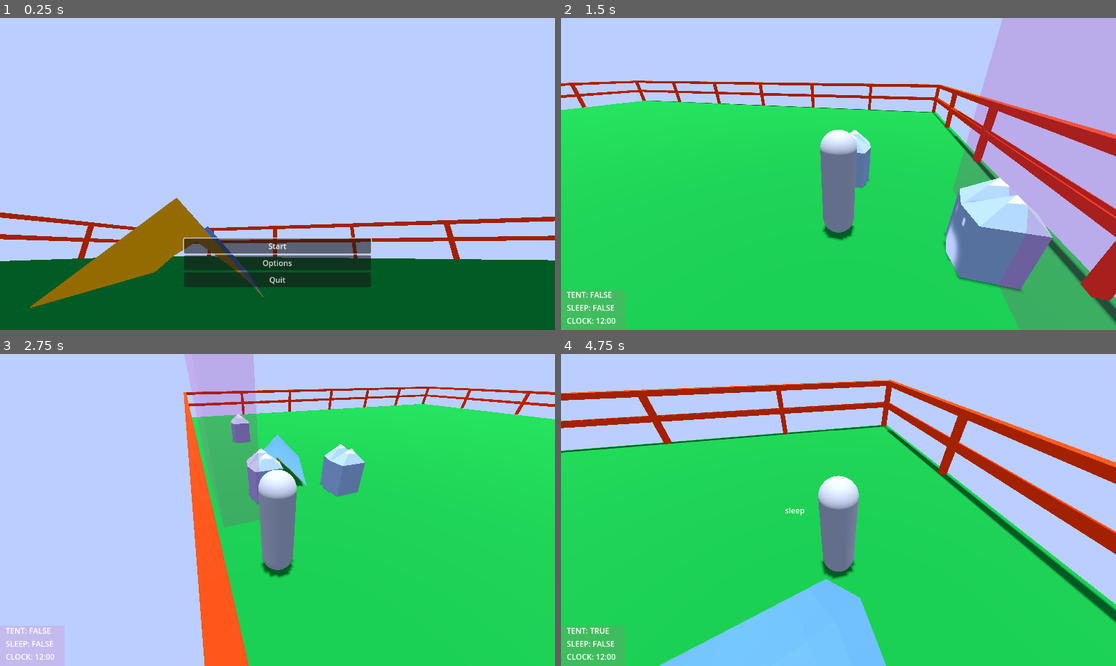
Above: before the commit, frames 1-4 (two rows, left to right).
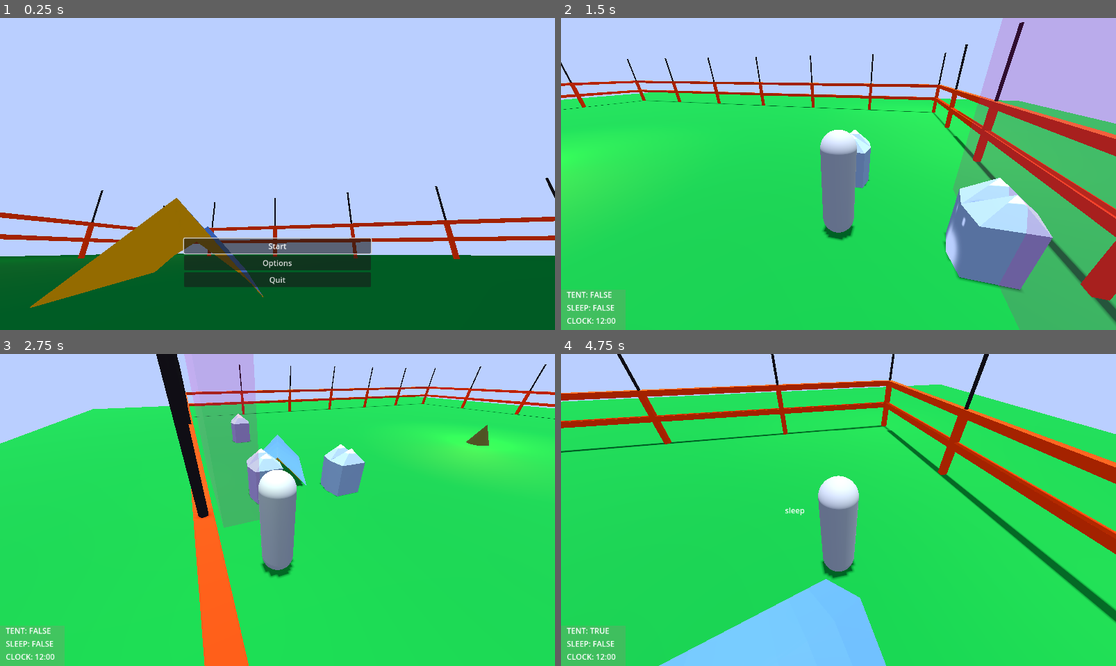
Above: after the commit, the same moments.

Repository: Wake1st/CritterCamper
Game: Godot game, scene res://levels/game_manager.tscn
The game is run twice, just before and just after one commit, with the same random seed, the same clock (stepped at 60 frames per second) and the same inputs.
Inputs (mouse positions are in pixels of both pictures, inside the frame that each line leads up to):
- Up to frame 1 (0.25 s): no input
- Up to frame 2 (1.5 s): click "Start" at 0.5 s; move the mouse to (960, 158) at 1.27 s; hold D (right) from 1.28 s (still down); tap E (action) at 1.35 s
- Up to frame 3 (2.75 s): move the mouse to (166, 525) at 2.02 s; release D (right) at 2.03 s; hold S (backward) from 2.03 s (still down); tap Z (build) at 2.1 s
- Up to frame 4 (4.75 s): move the mouse to (894, 441) at 2.77 s; release S (backward) at 2.78 s; hold D (right) 2.78-3.53 s; tap Q (undo_action) at 2.85 s; move the mouse to (810, 572) at 3.52 s; hold W (forward) 3.53-4.28 s; tap E (action) at 3.6 s; move the mouse to (1005, 556) at 4.27 s; hold A (left) from 4.28 s (still down); tap Z (build) at 4.35 s

The runs differ from the first frame. In frame 1, 1.1% of the frame differs, in the area x 0-100%, y 51-78%; in frame 2, 9.6%; in frame 3, 33%, in the area x 0-100%, y 0-100%; in frame 4, 18%.
Error in both runs: Invalid access to property or key of type 'String' on a base object of type 'Dictionary'. (res://building/BuildManager.gd:18)

Commit message:
init - campground lights

Diff:
--- a/levels/01_verdant_slopes.tscn
+++ b/levels/01_verdant_slopes.tscn
@@ -11,6 +11,7 @@
 [ext_resource type="PackedScene" path="res://levels/assets/entry.tscn" id="10_a3ges"]
 [ext_resource type="PackedScene" uid="uid://cui6gle3wlb35" path="res://levels/assets/barrier.tscn" id="10_cbqie"]
 [ext_resource type="PackedScene" uid="uid://dfatudiysp0v4" path="res://levels/poi_manager.tscn" id="11_ut5et"]
+[ext_resource type="PackedScene" uid="uid://cpbjtj06d4i5r" path="res://levels/assets/camp_fire.tscn" id="12_fccno"]
 
 [node name="01_VerdantSlopes" type="Node3D"]
 process_mode = 1
@@ -19,6 +20,7 @@
 [node name="CampGround" parent="." instance=ExtResource("1_dosqa")]
 
 [node name="Player" parent="." instance=ExtResource("2_y3av3")]
+transform = Transform3D(1, 0, 0, 0, 1, 0, 0, 0, 1, 0, 0, 10)
 
 [node name="PlayerSpawn" type="Node3D" parent="."]
 transform = Transform3D(1, 0, 0, 0, 1, 0, 0, 0, 1, 0, 0, 10)
@@ -90,6 +92,8 @@
 [node name="Entry" parent="." instance=ExtResource("10_a3ges")]
 transform = Transform3D(1, 0, 0, 0, 1, 0, 0, 0, 1, 0, 0, 14)
 
+[node name="CampFire" parent="." instance=ExtResource("12_fccno")]
+
 [connection signal="placed_item" from="Player/BuildPoint" to="BuildManager" method="_on_build_point_placed_item"]
 [connection signal="removed_item" from="Player/BuildPoint" to="BuildManager" method="_on_build_point_removed_item"]
 [connection signal="setSecPerDay" from="Clock" to="Alarm" method="_on_clock_set_sec_per_day"]
--- /dev/null
+++ b/levels/assets/barrier.tres
@@ -0,0 +1,4 @@
+[gd_resource type="StandardMaterial3D" format=3 uid="uid://bmvw6rj42pe7h"]
+
+[resource]
+albedo_color = Color(0.87451, 0.176471, 0, 0.196078)
--- a/levels/assets/barrier.tscn
+++ b/levels/assets/barrier.tscn
@@ -1,10 +1,9 @@
-[gd_scene load_steps=5 format=3 uid="uid://cui6gle3wlb35"]
+[gd_scene load_steps=7 format=3 uid="uid://cui6gle3wlb35"]
+
+[ext_resource type="Material" uid="uid://bmvw6rj42pe7h" path="res://levels/assets/barrier.tres" id="1_6lqah"]
 
 [sub_resource type="BoxMesh" id="BoxMesh_n7a0f"]
 size = Vector3(10, 0.2, 0.2)
-
-[sub_resource type="StandardMaterial3D" id="StandardMaterial3D_o3ngb"]
-albedo_color = Color(0.87451, 0.176471, 0, 0.196078)
 
 [sub_resource type="BoxMesh" id="BoxMesh_05qar"]
 size = Vector3(2, 0.2, 0.2)
@@ -12,41 +11,86 @@
 [sub_resource type="BoxShape3D" id="BoxShape3D_bm8fv"]
 size = Vector3(10, 2, 0.2)
 
+[sub_resource type="CylinderMesh" id="CylinderMesh_y74jb"]
+top_radius = 0.05
+bottom_radius = 0.05
+height = 4.0
+
+[sub_resource type="StandardMaterial3D" id="StandardMaterial3D_yovbi"]
+albedo_color = Color(0.101961, 0.0784314, 0.0941176, 1)
+
 [node name="Barrier" type="StaticBody3D"]
 collision_layer = 2
 
-[node name="Mesh" type="Node3D" parent="."]
+[node name="FenceMesh" type="Node3D" parent="."]
 
-[node name="MiddleBar" type="MeshInstance3D" parent="Mesh"]
+[node name="MiddleBar" type="MeshInstance3D" parent="FenceMesh"]
 transform = Transform3D(1, 0, 0, 0, 1, 0, 0, 0, 1, 0, 1, 0)
 mesh = SubResource("BoxMesh_n7a0f")
 skeleton = NodePath("../..")
-surface_material_override/0 = SubResource("StandardMaterial3D_o3ngb")
+surface_material_override/0 = ExtResource("1_6lqah")
 
-[node name="TopBar" type="MeshInstance3D" parent="Mesh"]
+[node name="TopBar" type="MeshInstance3D" parent="FenceMesh"]
 transform = Transform3D(1, 0, 0, 0, 1, 0, 0, 0, 1, 0, 1.9, 0)
 mesh = SubResource("BoxMesh_n7a0f")
 skeleton = NodePath("../..")
-surface_material_override/0 = SubResource("StandardMaterial3D_o3ngb")
+surface_material_override/0 = ExtResource("1_6lqah")
 
-[node name="CenterPost" type="MeshInstance3D" parent="Mesh"]
+[node name="CenterPost" type="MeshInstance3D" parent="FenceMesh"]
 transform = Transform3D(-4.37114e-08, 1, 0, -1, -4.37114e-08, 0, 0, 0, 1, 0, 1, 0)
 mesh = SubResource("BoxMesh_05qar")
 skeleton = NodePath("../..")
-surface_material_override/0 = SubResource("StandardMaterial3D_o3ngb")
+surface_material_override/0 = ExtResource("1_6lqah")
 
-[node name="LeftPost" type="MeshInstance3D" parent="Mesh"]
+[node name="LeftPost" type="MeshInstance3D" parent="FenceMesh"]
 transform = Transform3D(-4.37114e-08, 1, 0, -1, -4.37114e-08, 0, 0, 0, 1, -5, 1, 0)
 mesh = SubResource("BoxMesh_05qar")
 skeleton = NodePath("../..")
-surface_material_override/0 = SubResource("StandardMaterial3D_o3ngb")
+surface_material_override/0 = ExtResource("1_6lqah")
 
-[node name="RightPost" type="MeshInstance3D" parent="Mesh"]
+[node name="RightPost" type="MeshInstance3D" parent="FenceMesh"]
 transform = Transform3D(-4.37114e-08, 1, 0, -1, -4.37114e-08, 0, 0, 0, 1, 5, 1, 0)
 mesh = SubResource("BoxMesh_05qar")
 skeleton = NodePath("../..")
-surface_material_override/0 = SubResource("StandardMaterial3D_o3ngb")
+surface_material_override/0 = ExtResource("1_6lqah")
 
 [node name="CollisionShape3D" type="CollisionShape3D" parent="."]
 transform = Transform3D(1, 0, 0, 0, 1, 0, 0, 0, 1, 0, 1, 0)
 shape = SubResource("BoxShape3D_bm8fv")
+
+[node name="LightsMesh" type="Node3D" parent="."]
+
+[node name="LeftPole" type="MeshInstance3D" parent="LightsMesh"]
+transform = Transform3D(1, 0, 0, 0, 1, 0, 0, 0, 1, -5, 2, 0)
+mesh = SubResource("CylinderMesh_y74jb")
+surface_material_override/0 = SubResource("StandardMaterial3D_yovbi")
+
+[node name="CenterPole" type="MeshInstance3D" parent="LightsMesh"]
+transform = Transform3D(1, 0, 0, 0, 1, 0, 0, 0, 1, 0, 2, 0)
+mesh = SubResource("CylinderMesh_y74jb")
+surface_material_override/0 = SubResource("StandardMaterial3D_yovbi")
+
+[node name="RightPole" type="MeshInstance3D" parent="LightsMesh"]
+transform = Transform3D(1, 0, 0, 0, 1, 0, 0, 0, 1, 5, 2, 0)
+mesh = SubResource("CylinderMesh_y74jb")
+surface_material_override/0 = SubResource("StandardMaterial3D_yovbi")
+
+[node name="Lights" type="Node3D" parent="."]
+
+[node name="LeftLight" type="OmniLight3D" parent="Lights"]
+transform = Transform3D(1, 0, 0, 0, 1, 0, 0, 0, 1, -5, 4, 0)
+light_color = Color(0.772549, 0.968627, 0.427451, 1)
+omni_range = 18.0
+omni_attenuation = 1.8025
+
+[node name="CenterLight" type="OmniLight3D" parent="Lights"]
+transform = Transform3D(1, 0, 0, 0, 1, 0, 0, 0, 1, 0, 4, 0)
+light_color = Color(0.772549, 0.968627, 0.427451, 1)
+omni_range = 18.0
+omni_attenuation = 1.8025
+
+[node name="RightLight" type="OmniLight3D" parent="Lights"]
+transform = Transform3D(1, 0, 0, 0, 1, 0, 0, 0, 1, 5, 4, 0)
+light_color = Color(0.772549, 0.968627, 0.427451, 1)
+omni_range = 18.0
+omni_attenuation = 1.8025
--- /dev/null
+++ b/levels/assets/camp_fire.tscn
@@ -0,0 +1,33 @@
+[gd_scene load_steps=4 format=3 uid="uid://cpbjtj06d4i5r"]
+
+[sub_resource type="CylinderShape3D" id="CylinderShape3D_4etfd"]
+height = 1.0
+
+[sub_resource type="CylinderMesh" id="CylinderMesh_1u8xy"]
+top_radius = 0.0
+height = 1.0
+
+[sub_resource type="StandardMaterial3D" id="StandardMaterial3D_0vrpm"]
+albedo_color = Color(0.211765, 0.211765, 0.0666667, 1)
+
+[node name="CampFire" type="Node3D"]
+
+[node name="StaticBody3D" type="StaticBody3D" parent="."]
+collision_layer = 2
+collision_mask = 5
+
+[node name="CollisionShape3D" type="CollisionShape3D" parent="StaticBody3D"]
+transform = Transform3D(1, 0, 0, 0, 1, 0, 0, 0, 1, 0, 0.5, 0)
+shape = SubResource("CylinderShape3D_4etfd")
+
+[node name="MeshInstance3D" type="MeshInstance3D" parent="."]
+transform = Transform3D(1, 0, 0, 0, 1, 0, 0, 0, 1, 0, 0.5, 0)
+layers = 2
+mesh = SubResource("CylinderMesh_1u8xy")
+surface_material_override/0 = SubResource("StandardMaterial3D_0vrpm")
+
+[node name="OmniLight3D" type="OmniLight3D" parent="."]
+transform = Transform3D(1, 0, 0, 0, 1, 0, 0, 0, 1, 0, 1, 0)
+light_color = Color(0.815686, 0.980392, 0, 1)
+omni_range = 8.0
+omni_attenuation = 0.6
--- a/levels/assets/camp_ground.tscn
+++ b/levels/assets/camp_ground.tscn
@@ -5,7 +5,7 @@
 
 [sub_resource type="PlaneMesh" id="PlaneMesh_6i8ty"]
 material = SubResource("StandardMaterial3D_a6n04")
-size = Vector2(30, 30)
+size = Vector2(50, 50)
 
 [sub_resource type="WorldBoundaryShape3D" id="WorldBoundaryShape3D_rkxqc"]
 
Not shown: 1 places in levels/01_verdant_slopes.tscn that only renumber resources
